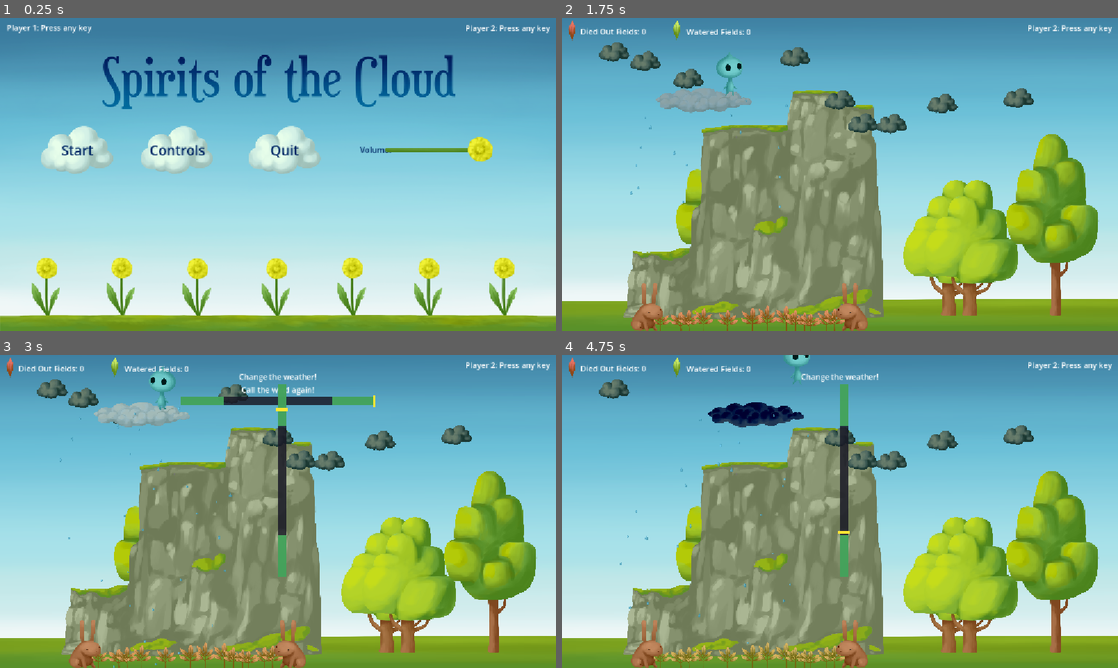
Above: before the commit, frames 1-4 (two rows, left to right).
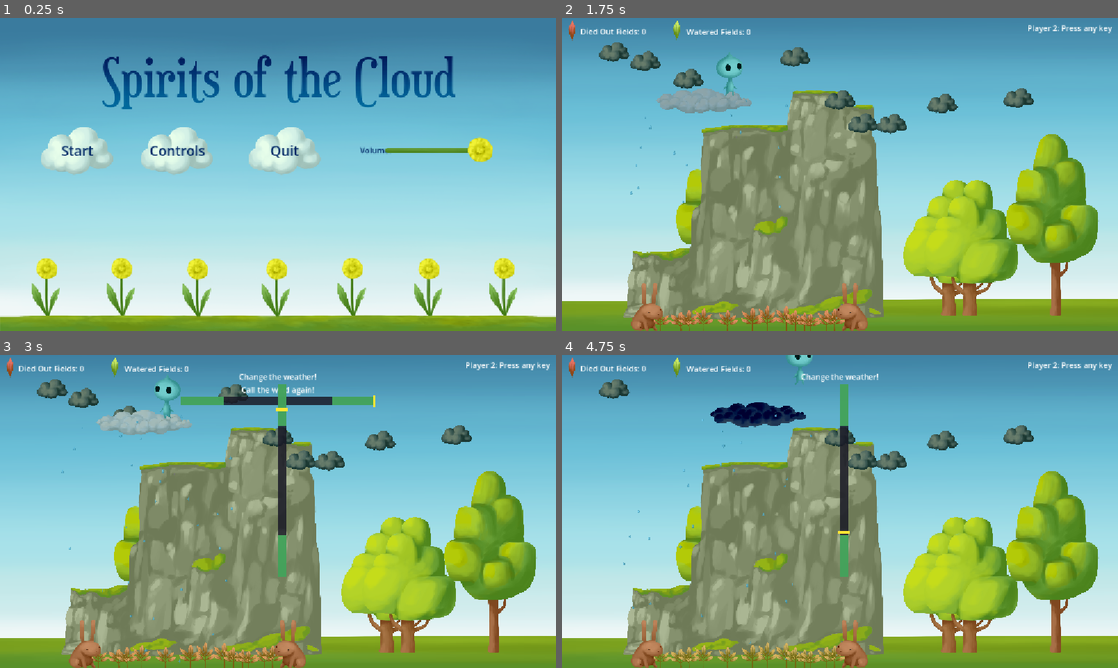
Above: after the commit, the same moments.

Repository: savenger/spirits-of-the-cloud
Game: Godot game, scene res://main.tscn
The game is run twice, just before and just after one commit, with the same random seed, the same clock (stepped at 60 frames per second) and the same inputs.
Inputs:
- Up to frame 1 (0.25 s): no input
- Up to frame 2 (1.75 s): click "Start" at 0.5 s; tap Enter at 1.25 s; hold D (move_right) from 1.28 s (still down); hold Space (jump) from 1.28 s (still down)
- Up to frame 3 (3 s): tap Enter at 2, 2.75 s; release Space (jump) at 2.03 s; tap Q (call_wind) at 2.1 s; tap Space (jump) at 2.27, 2.3, 2.57 s; release D (move_right) at 2.78 s; hold A (move_left) from 2.78 s (still down); hold E (influence_weather) from 2.78 s (still down)
- Up to frame 4 (4.75 s): tap Space (jump) at 3.05, 3.6, 3.77, 4.07, 4.52, 4.55 s; tap Enter at 3.5, 4.25 s; release A (move_left) at 3.53 s; release E (influence_weather) at 3.53 s; hold D (move_right) from 3.53 s (still down); hold Q (call_wind) from 4.28 s (still down)

The runs differ from the first frame. In frame 1, 2.1% of the frame differs, in the area x 0-100%, y 2-96%; in frame 2, less than 0.1%; in frame 3, 1.5%; in frame 4, 0.5%.

Commit message:
adding more sounds and fixing the menus (they were not following the camera

Diff:
--- a/Level/field.tscn
+++ b/Level/field.tscn
@@ -5,6 +5,7 @@
 [ext_resource type="Texture2D" uid="uid://cefjhwynw1n74" path="res://Assets/Drop.png" id="2_drop"]
 [ext_resource type="Material" uid="uid://b2vjtuow5u4t2" path="res://Level/watering_effect.tres" id="4_b76uc"]
 [ext_resource type="AudioStream" uid="uid://2tbuo14kbixs" path="res://Assets/watering_grass.mp3" id="5_ayld5"]
+[ext_resource type="AudioStream" uid="uid://dmgwr0hne8703" path="res://Assets/plant_dryout.mp3" id="6_rofj0"]
 
 [sub_resource type="ShaderMaterial" id="ShaderMaterial_enusa"]
 shader = ExtResource("1_gnhl5")
@@ -33,7 +34,11 @@
 bus = &"Sound"
 
 [node name="AudioStreamPlayer2DFullyWatered" type="AudioStreamPlayer2D" parent="." unique_id=1888422163]
+max_distance = 8000.0
 bus = &"Sound"
 
 [node name="AudioStreamPlayer2DDriedOut" type="AudioStreamPlayer2D" parent="." unique_id=1931876886]
+stream = ExtResource("6_rofj0")
+volume_db = 3.649
+max_distance = 8000.0
 bus = &"Sound"
--- a/Level/level.tscn
+++ b/Level/level.tscn
@@ -11,3 +11,7 @@
 
 [node name="MarkerGround" type="Marker2D" parent="." unique_id=392133342]
 position = Vector2(0, 3240)
+
+[node name="Parallax2D" type="Parallax2D" parent="." unique_id=1880562852]
+
+[node name="Sprite2D" type="Sprite2D" parent="Parallax2D" unique_id=892261177]
--- a/Menu/mainmenu.gd
+++ b/Menu/mainmenu.gd
@@ -1,4 +1,4 @@
-extends Control
+extends CanvasLayer
 
 signal game_start
 
--- a/Menu/mainmenu.tscn
+++ b/Menu/mainmenu.tscn
@@ -7,17 +7,12 @@
 [ext_resource type="Texture2D" uid="uid://cm7i7c12ty0tj" path="res://Assets/Controls screen.png" id="5_xtlvs"]
 [ext_resource type="Texture2D" uid="uid://clyayiyruy8pv" path="res://Assets/Game over.png" id="6_fq3u5"]
 
-[node name="Mainmenu" type="Control" unique_id=216117690]
+[node name="Mainmenu" type="CanvasLayer" unique_id=810702038]
 process_mode = 3
-layout_mode = 3
-anchors_preset = 15
-anchor_right = 1.0
-anchor_bottom = 1.0
-grow_horizontal = 2
-grow_vertical = 2
 script = ExtResource("1_ht6lu")
 
 [node name="MenuContainer" type="Control" parent="." unique_id=960020447]
+layout_mode = 3
 anchors_preset = 0
 offset_right = 40.0
 offset_bottom = 40.0
@@ -89,6 +84,7 @@
 
 [node name="ControlsContainer" type="Control" parent="." unique_id=1419368512]
 visible = false
+layout_mode = 3
 anchors_preset = 0
 offset_right = 40.0
 offset_bottom = 40.0
@@ -109,6 +105,7 @@
 
 [node name="GameOverContainer" type="Control" parent="." unique_id=1523250738]
 visible = false
+layout_mode = 3
 anchors_preset = 0
 offset_right = 40.0
 offset_bottom = 40.0
@@ -149,6 +146,7 @@
 
 [node name="PauseContainer" type="Control" parent="." unique_id=1411159139]
 visible = false
+layout_mode = 3
 anchors_preset = 0
 offset_right = 40.0
 offset_bottom = 40.0
--- a/Player/player.tscn
+++ b/Player/player.tscn
@@ -12,7 +12,7 @@
 [ext_resource type="Texture2D" uid="uid://bkypinv20x3av" path="res://Assets/Wind_Spirit_WalkingCycle_Frame5.png" id="6_apopc"]
 [ext_resource type="Texture2D" uid="uid://geefirm0qu3m" path="res://Assets/Water_Spirit_WalkingCycle_Frame4.png" id="6_dkpta"]
 [ext_resource type="Texture2D" uid="uid://cvith15yl3k0m" path="res://Assets/Water_Spirit_WalkingCycle_Frame5.png" id="7_lfmf2"]
-[ext_resource type="AudioStream" uid="uid://ckk361ltm46ys" path="res://Assets/cloud_moving.mp3" id="13_p5o4e"]
+[ext_resource type="AudioStream" uid="uid://xfrwfd8u0yjs" path="res://Assets/spirit_jump_01.mp3" id="13_p5o4e"]
 
 [sub_resource type="SpriteFrames" id="SpriteFrames_enusa"]
 animations = [{
@@ -128,6 +128,7 @@
 
 [node name="AudioStreamPlayer2DJump" type="AudioStreamPlayer2D" parent="." unique_id=1406988209]
 stream = ExtResource("13_p5o4e")
+volume_db = 10.947
 max_distance = 8000.0
 bus = &"Music"
 
--- a/main.tscn
+++ b/main.tscn
@@ -28,9 +28,11 @@
 
 [node name="Player1" parent="World" unique_id=1579585161 instance=ExtResource("3_h2yge")]
 position = Vector2(1047, -300)
+collision_layer = 5
 
 [node name="Player2" parent="World" unique_id=174323348 instance=ExtResource("3_h2yge")]
 position = Vector2(1755, -312)
+collision_layer = 5
 spirit_type = 1
 
 [node name="Camera2D" type="Camera2D" parent="World" unique_id=814555869 node_paths=PackedStringArray("object1", "object2") groups=["camera"]]
@@ -57,5 +59,3 @@
 texture = ExtResource("7_272bh")
 
 [node name="Mainmenu" parent="." unique_id=216117690 instance=ExtResource("8_5vw27")]
-z_index = 2
-scale = Vector2(5, 5)
Not shown, added: Assets/plant_dryout.mp3.import
Not shown, added: Assets/spirit_jump_01.mp3.import
Not shown, added: Assets/plant_dryout.mp3
Not shown, added: Assets/spirit_jump_01.mp3
